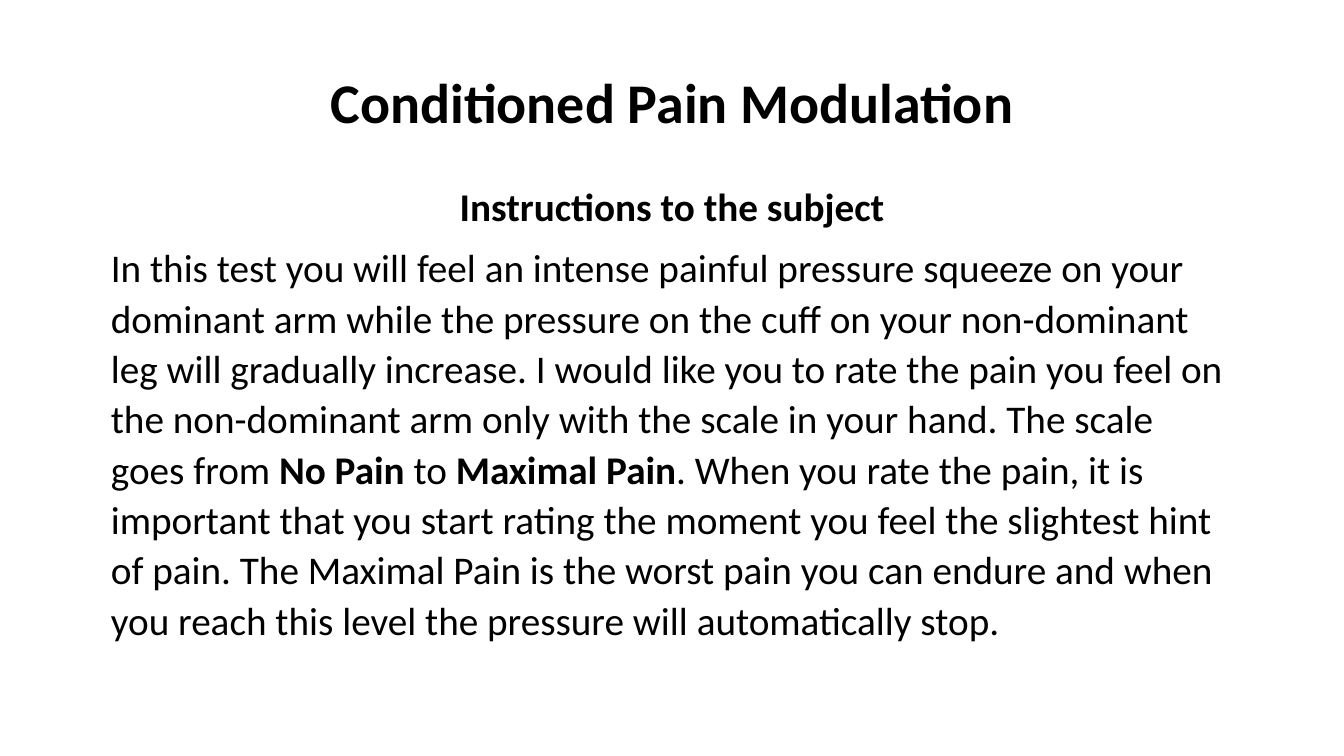
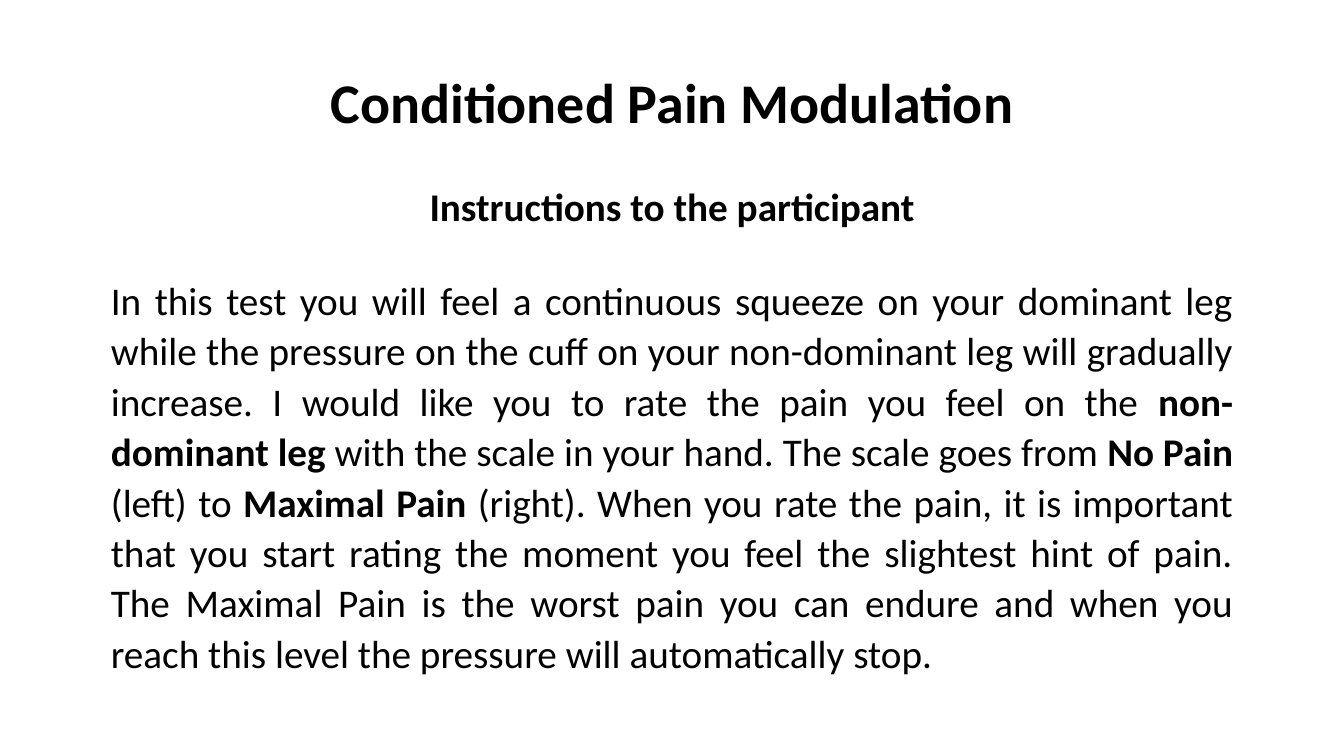
Before and after one commit to LabBench-Society/Protocols.Beta, a slide deck: slide 20 of docs/painEffort/Images.pptx. Drawn at 1344x756 pixels with LibreOffice and Linux fonts; fonts in the diff are those of the drawing. Boxes give left, top, right and bottom in pixels: in the first picture for what was removed or moved away, otherwise in the second. Text is boxed around its words. In the diff, an @@ line names an element or a change of style, - is before the commit and + after.

Commit message:
Updates Images for the Pain Effort Protocol

```diff
--- a/docs/painEffort/Images.pptx
+++ b/docs/painEffort/Images.pptx
@@ text at (111, 193, 1233, 675): text changed @@
-Instructions to the subject
-In this test you will feel an intense painful pressure squeeze on your dominant arm while the pressure on the cuff on your non-dominant leg will gradually increase. I would like you to rate the pain you feel on the non-dominant arm only with the scale in your hand. The scale goes from No Pain to Maximal Pain. When you rate the pain, it is important that you start rating the moment you feel the slightest hint of pain. The Maximal Pain is the worst pain you can endure and when you reach this level the pressure will automatically stop.
+Instructions to the participant
+In this test you will feel a continuous squeeze on your dominant leg while the pressure on the cuff on your non-dominant leg will gradually increase. I would like you to rate the pain you feel on the non-dominant leg with the scale in your hand. The scale goes from No Pain (left) to Maximal Pain (right). When you rate the pain, it is important that you start rating the moment you feel the slightest hint of pain. The Maximal Pain is the worst pain you can endure and when you reach this level the pressure will automatically stop.
```
Also in this commit, not shown: 9 other slides changed, 19 other files.
